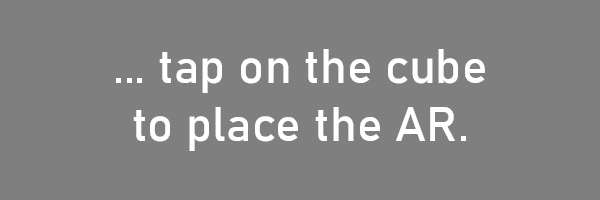
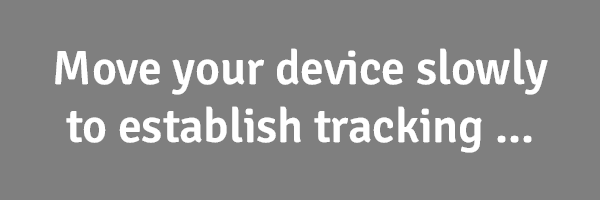
Before/after of a 600 x 200 layered artwork. What changed in the layer stack:
hid "... tap on the cube to place the AR.", painted on it over [116, 48, 485, 153]
showed "Move your device slowly to establish tracking ...", painted on it over [55, 48, 548, 153]
